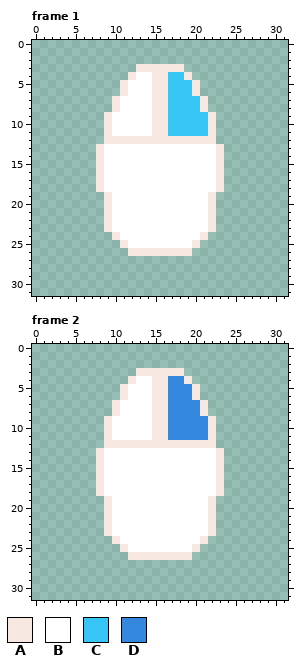
A pixel-art file gets an edit: AsepriteSourceFiles/RightClick.aseprite. That is the earlier state.
32x32 pixels, 2 frames. Shown: frame 1, frame 2. The commit also changed other frames, which this record leaves out.
Palette (. is transparent): A #f6e8e0  B #ffffff  C #36c5f4  D #3388de
Pixels before, frame 1, first column x 8:
 3 .....AAAAAA.....
 4 ....ABBAACCA....
 5 ...ABBBAACCCA...
 6 ...ABBBAACCCA...
 7 ..ABBBBAACCCCA..
 8 ..ABBBBAACCCCA..
 9 .ABBBBBAACCCCCA.
10 .ABBBBBAACCCCCA.
11 .ABBBBBAACCCCCA.
12 .AAAAAAAAAAAAAA.
13 ABBBBBBBBBBBBBBA
14 ABBBBBBBBBBBBBBA
15 ABBBBBBBBBBBBBBA
16 ABBBBBBBBBBBBBBA
17 ABBBBBBBBBBBBBBA
18 ABBBBBBBBBBBBBBA
19 .ABBBBBBBBBBBBA.
20 .ABBBBBBBBBBBBA.
21 .ABBBBBBBBBBBBA.
22 .ABBBBBBBBBBBBA.
23 .ABBBBBBBBBBBBA.
24 ..ABBBBBBBBBBA..
25 ...ABBBBBBBBA...
26 ....AAAAAAAA....
Pixels before, frame 2, first column x 8:
 3 .....AAAAAA.....
 4 ....ABBAADDA....
 5 ...ABBBAADDDA...
 6 ...ABBBAADDDA...
 7 ..ABBBBAADDDDA..
 8 ..ABBBBAADDDDA..
 9 .ABBBBBAADDDDDA.
10 .ABBBBBAADDDDDA.
11 .ABBBBBAADDDDDA.
12 .AAAAAAAAAAAAAA.
13 ABBBBBBBBBBBBBBA
14 ABBBBBBBBBBBBBBA
15 ABBBBBBBBBBBBBBA
16 ABBBBBBBBBBBBBBA
17 ABBBBBBBBBBBBBBA
18 ABBBBBBBBBBBBBBA
19 .ABBBBBBBBBBBBA.
20 .ABBBBBBBBBBBBA.
21 .ABBBBBBBBBBBBA.
22 .ABBBBBBBBBBBBA.
23 .ABBBBBBBBBBBBA.
24 ..ABBBBBBBBBBA..
25 ...ABBBBBBBBA...
26 ....AAAAAAAA....
Once edited:
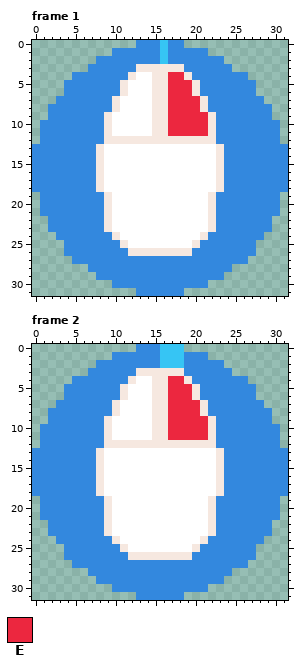
Colours new in this view: E #ec273f
The exact change:
layer "Layer 2" added
Frame 1, layers "Layer 1", "Layer 2":
y 0: x 13..18 ...... -> DDDCDD
y 1: x 10..21 ............ -> DDDDDDCDDDDD
y 2: x 8..23 ................ -> DDDDDDDDCDDDDDDD
y 3: x 7..12 ...... -> DDDDDD; x 19..24 ...... -> DDDDDD
y 4: x 5..11 ....... -> DDDDDDD; x 17..18 CC -> EE; x 20..26 ....... -> DDDDDDD
y 5..6: x 4..10 ....... -> DDDDDDD; x 17..19 CCC -> EEE; x 21..27 ....... -> DDDDDDD
y 7: x 3..9 ....... -> DDDDDDD; x 17..20 CCCC -> EEEE; x 22..28 ....... -> DDDDDDD
y 8: x 2..9 ........ -> DDDDDDDD; x 17..20 CCCC -> EEEE; x 22..29 ........ -> DDDDDDDD
y 9: x 2..8 ....... -> DDDDDDD; x 17..21 CCCCC -> EEEEE; x 23..29 ....... -> DDDDDDD
y 10..11: x 1..8 ........ -> DDDDDDDD; x 17..21 CCCCC -> EEEEE; x 23..30 ........ -> DDDDDDDD
y 12: x 1..8 ........ -> DDDDDDDD; x 23..30 ........ -> DDDDDDDD
y 13..18: x 0..7 ........ -> DDDDDDDD; x 24..31 ........ -> DDDDDDDD
y 19..21: x 1..8 ........ -> DDDDDDDD; x 23..30 ........ -> DDDDDDDD
y 22..23: x 2..8 ....... -> DDDDDDD; x 23..29 ....... -> DDDDDDD
y 24: x 3..9 ....... -> DDDDDDD; x 22..28 ....... -> DDDDDDD
y 25: x 4..10 ....... -> DDDDDDD; x 21..27 ....... -> DDDDDDD
y 26: x 4..11 ........ -> DDDDDDDD; x 20..27 ........ -> DDDDDDDD
y 27: x 5..26 ...................... -> DDDDDDDDDDDDDDDDDDDDDD
y 28: x 7..24 .................. -> DDDDDDDDDDDDDDDDDD
y 29: x 8..23 ................ -> DDDDDDDDDDDDDDDD
y 30: x 10..21 ............ -> DDDDDDDDDDDD
y 31: x 13..18 ...... -> DDDDDD
Frame 2, layers "Layer 1", "Layer 2":
y 0: x 13..18 ...... -> DDDCCC
y 1: x 10..21 ............ -> DDDDDDCCCDDD
y 2: x 8..23 ................ -> DDDDDDDDCCCDDDDD
y 3: x 7..12 ...... -> DDDDDD; x 19..24 ...... -> DDDDDD
y 4: x 5..11 ....... -> DDDDDDD; x 17..18 DD -> EE; x 20..26 ....... -> DDDDDDD
y 5..6: x 4..10 ....... -> DDDDDDD; x 17..19 DDD -> EEE; x 21..27 ....... -> DDDDDDD
y 7: x 3..9 ....... -> DDDDDDD; x 17..20 DDDD -> EEEE; x 22..28 ....... -> DDDDDDD
y 8: x 2..9 ........ -> DDDDDDDD; x 17..20 DDDD -> EEEE; x 22..29 ........ -> DDDDDDDD
y 9: x 2..8 ....... -> DDDDDDD; x 17..21 DDDDD -> EEEEE; x 23..29 ....... -> DDDDDDD
y 10..11: x 1..8 ........ -> DDDDDDDD; x 17..21 DDDDD -> EEEEE; x 23..30 ........ -> DDDDDDDD
y 12: x 1..8 ........ -> DDDDDDDD; x 23..30 ........ -> DDDDDDDD
y 13..18: x 0..7 ........ -> DDDDDDDD; x 24..31 ........ -> DDDDDDDD
y 19..21: x 1..8 ........ -> DDDDDDDD; x 23..30 ........ -> DDDDDDDD
y 22..23: x 2..8 ....... -> DDDDDDD; x 23..29 ....... -> DDDDDDD
y 24: x 3..9 ....... -> DDDDDDD; x 22..28 ....... -> DDDDDDD
y 25: x 4..10 ....... -> DDDDDDD; x 21..27 ....... -> DDDDDDD
y 26: x 4..11 ........ -> DDDDDDDD; x 20..27 ........ -> DDDDDDDD
y 27: x 5..26 ...................... -> DDDDDDDDDDDDDDDDDDDDDD
y 28: x 7..24 .................. -> DDDDDDDDDDDDDDDDDD
y 29: x 8..23 ................ -> DDDDDDDDDDDDDDDD
y 30: x 10..21 ............ -> DDDDDDDDDDDD
y 31: x 13..18 ...... -> DDDDDD
Boxes around the changes in both pictures, in picture pixels (x1, y1, x2, y2):
changed: (32, 40, 288, 296)
changed: (32, 344, 288, 600)
